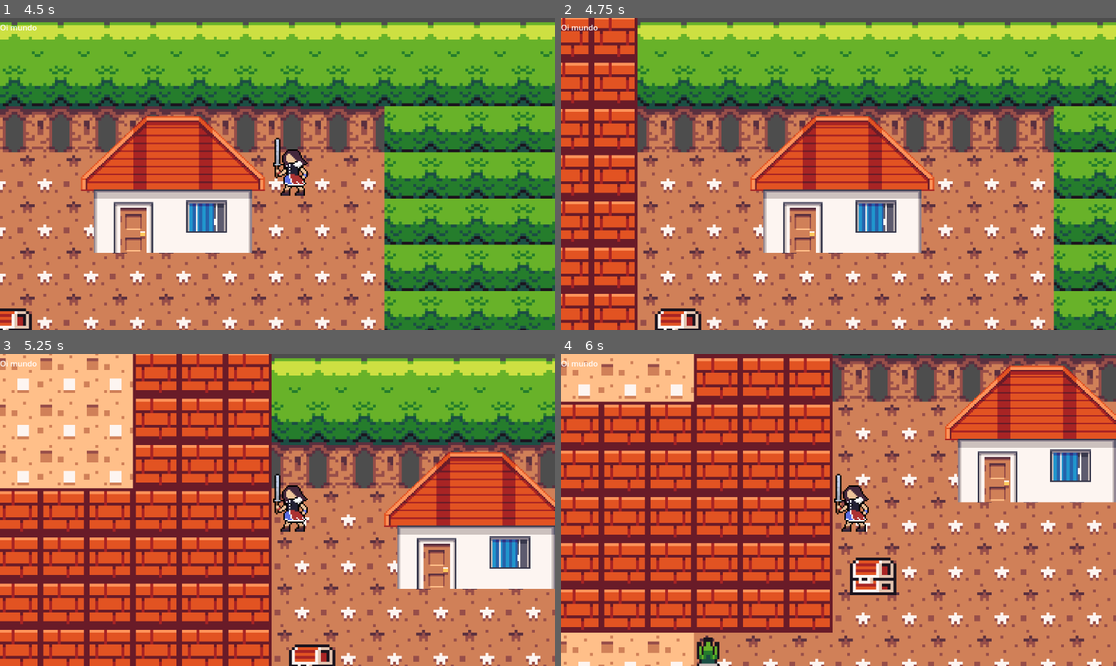
Above: before the commit, frames 1-4 (two rows, left to right).
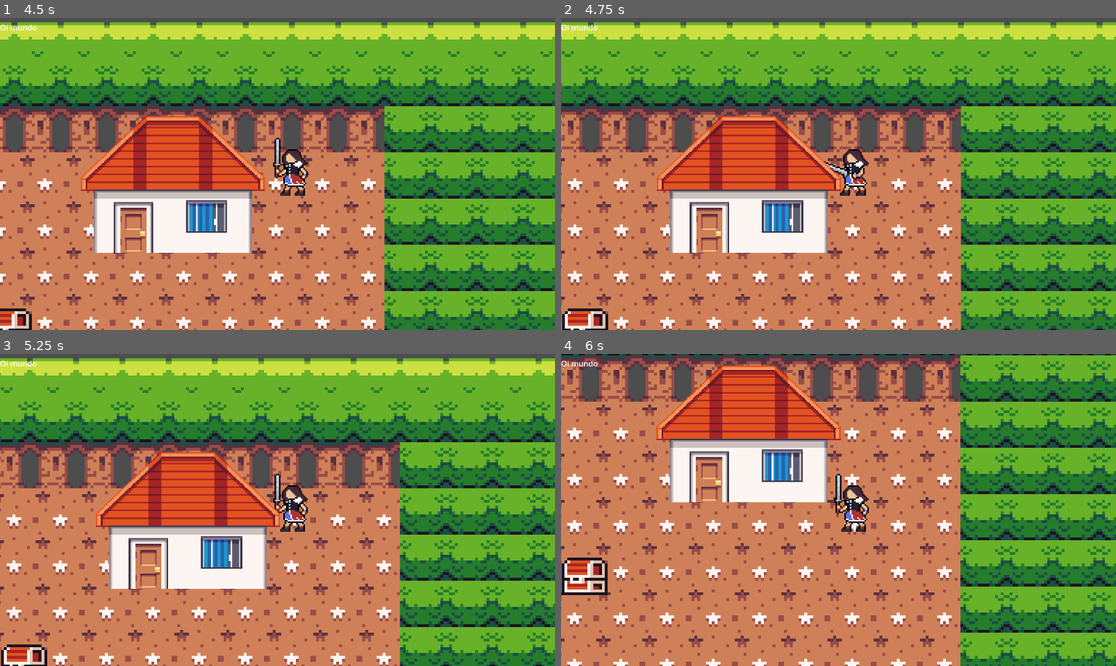
Above: after the commit, the same moments.

Repository: eydertinoco/godot_mazerunner
Game: Godot game, scene res://scenes/title_screen.tscn
Two runs of this game, one before a commit and one after it. Both use one fixed random seed, a clock stepped at 60 frames per second and the inputs below. The project has no main scene, so this scene is started directly.
Inputs:
- Up to frame 1 (4.5 s): click "START" at 0.5 s; tap Enter at 1.25 s; hold Right (mov_right) 1.28-2.03 s; hold S (mov_down) 2.03-2.78 s; hold Right (mov_right) 2.78-3.53 s; hold Up (mov_up) 3.53-4.28 s; hold A (mov_left) from 4.28 s (still down)
- Up to frame 2 (4.75 s): keep holding A (mov_left)
- Up to frame 3 (5.25 s): keep holding A (mov_left)
- Up to frame 4 (6 s): tap Space at 5.75 s; release A (mov_left) at 5.78 s; hold S (mov_down) from 5.78 s (still down)

Frame 1 is identical in both runs. In frame 2, 45% of the frame differs, in the area x 0-100%, y 0-100%; in frame 3, 76%; in frame 4, 81%.

Commit message:
Corrigido erros

Diff:
--- a/prefabs/exit.tscn
+++ b/prefabs/exit.tscn
@@ -39,6 +39,7 @@
 animation = &"casa_fechada"
 
 [node name="StaticBody2D" type="StaticBody2D" parent="."]
+collision_layer = 16
 
 [node name="CollisionShape2D" type="CollisionShape2D" parent="StaticBody2D"]
 position = Vector2(-4.5, 19)
--- a/scripts/Player.gd
+++ b/scripts/Player.gd
@@ -22,7 +22,7 @@
 		velocity = direction * stop
 		animation.play("idle")
 
-func _physics_process(delta):
+func _physics_process(_delta):
 	# Get the input direction and handle the movement/deceleration.
 	# As good practice, you should replace UI actions with custom gameplay actions.
 	get_input()
--- a/scripts/dungeon.gd
+++ b/scripts/dungeon.gd
@@ -1,4 +1,4 @@
 extends Area2D
 
-func _on_body_entered(body):
+func _on_body_entered(_body):
 	Globals.entrarDungeon = true
--- a/scripts/exit.gd
+++ b/scripts/exit.gd
@@ -2,7 +2,7 @@
 
 var is_active = false
 
-func _on_area_2d_body_entered(body):
+func _on_area_2d_body_entered(_body):
 	if (Globals.tesouroColetado == 1):
 		get_tree().change_scene_to_file("res://scenes/title_screen.tscn")
 	else:
--- a/scripts/tesouro.gd
+++ b/scripts/tesouro.gd
@@ -3,7 +3,7 @@
 var tesouroFechado = true
 @onready var animation := $AnimatedSprite2D as AnimatedSprite2D
 
-func _on_body_entered(body):
+func _on_body_entered(_body):
 	if (tesouroFechado):
 		Globals.tesouroColetado = Globals.tesouroColetado + 1
 		print('Adquirido 1 moeda')
